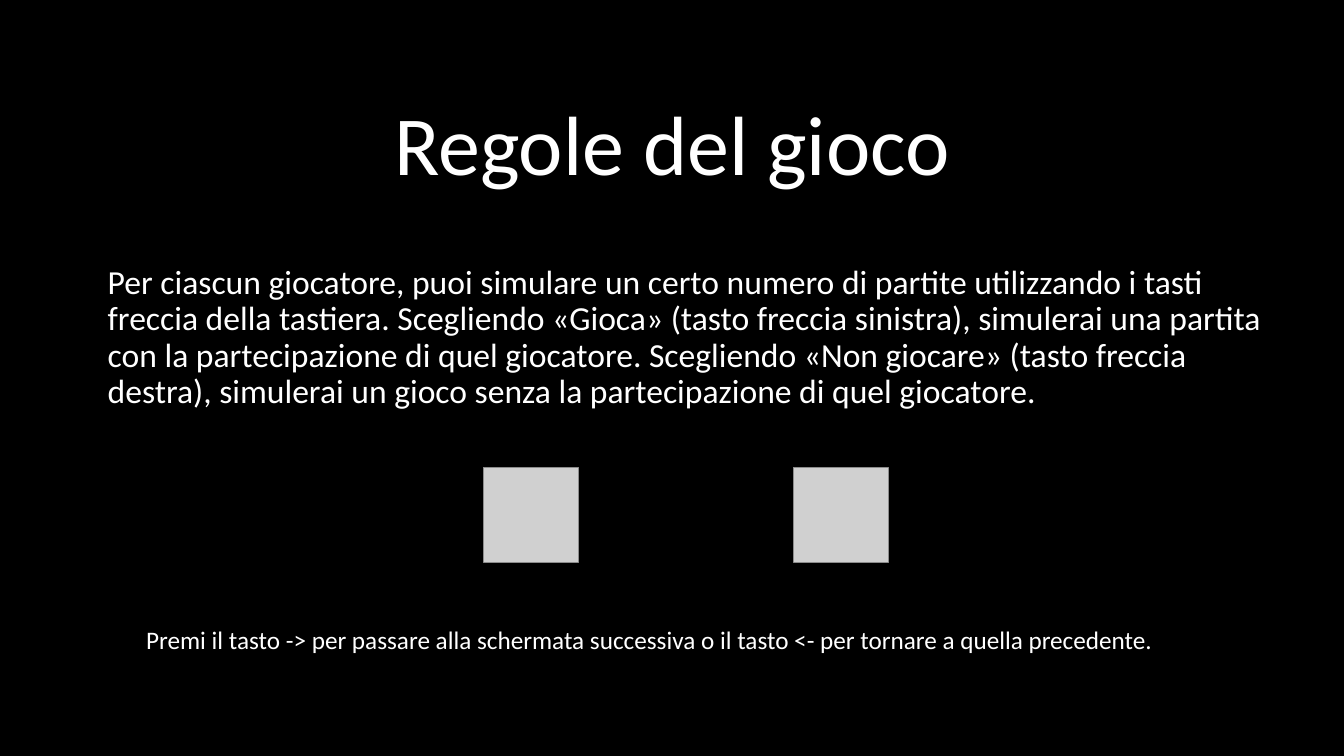
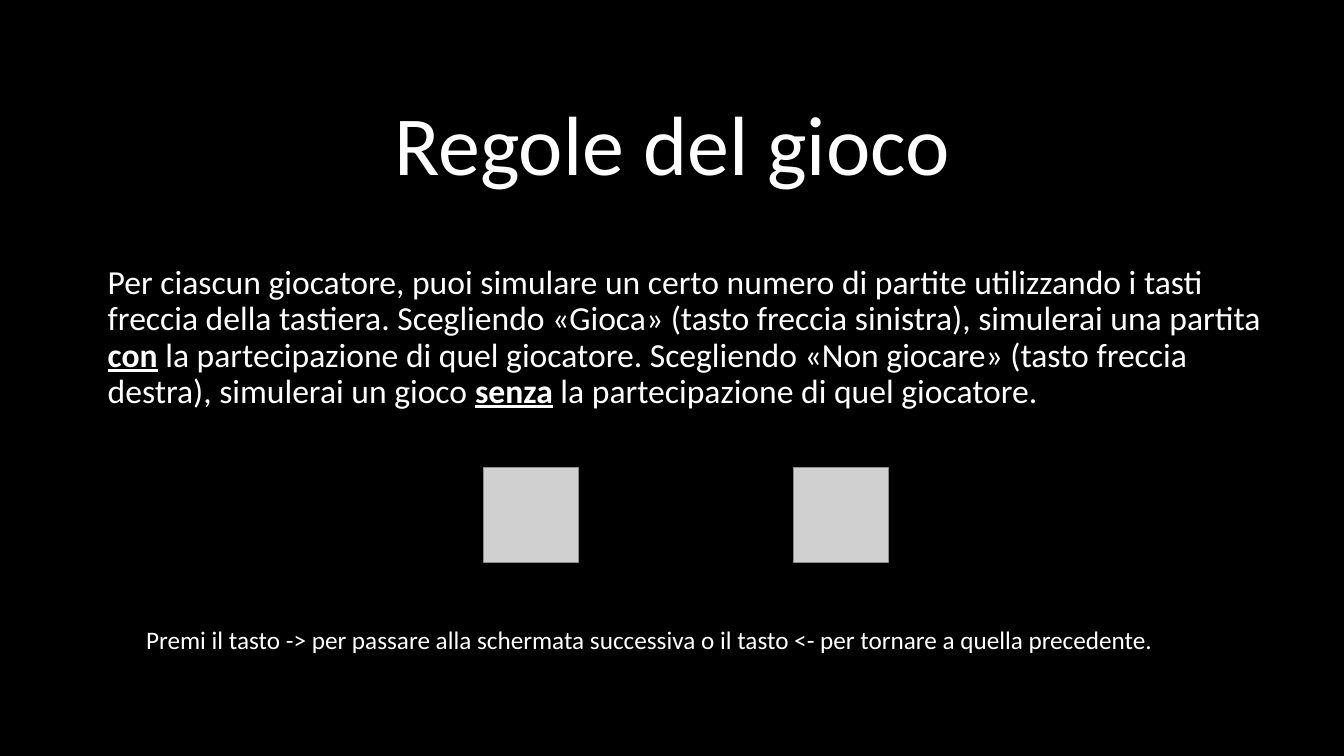
Before and after one commit to martina-p/volleyball-task, a slide deck: slide 2 of instructions-to-be-modified/instructions-to-be-modified.pptx. Drawn at 1344x756 pixels with LibreOffice and Linux fonts; fonts in the diff are those of the drawing; grey boxes stand for pictures. Boxes give left, top, right and bottom in pixels: in the first picture for what was removed or moved away, otherwise in the second. Text is boxed around its words. In the diff, an @@ line names an element or a change of style, - is before the commit and + after.

```diff
--- a/instructions-to-be-modified/instructions-to-be-modified.pptx
+++ b/instructions-to-be-modified/instructions-to-be-modified.pptx
@@ subtitle "Per ciascun giocatore, puoi simulare ..." at [108,270,1260,409]: bold on, underline on in "con senza" @@
```
Also in this commit, not shown: 4 other slides changed, 8 other files.
